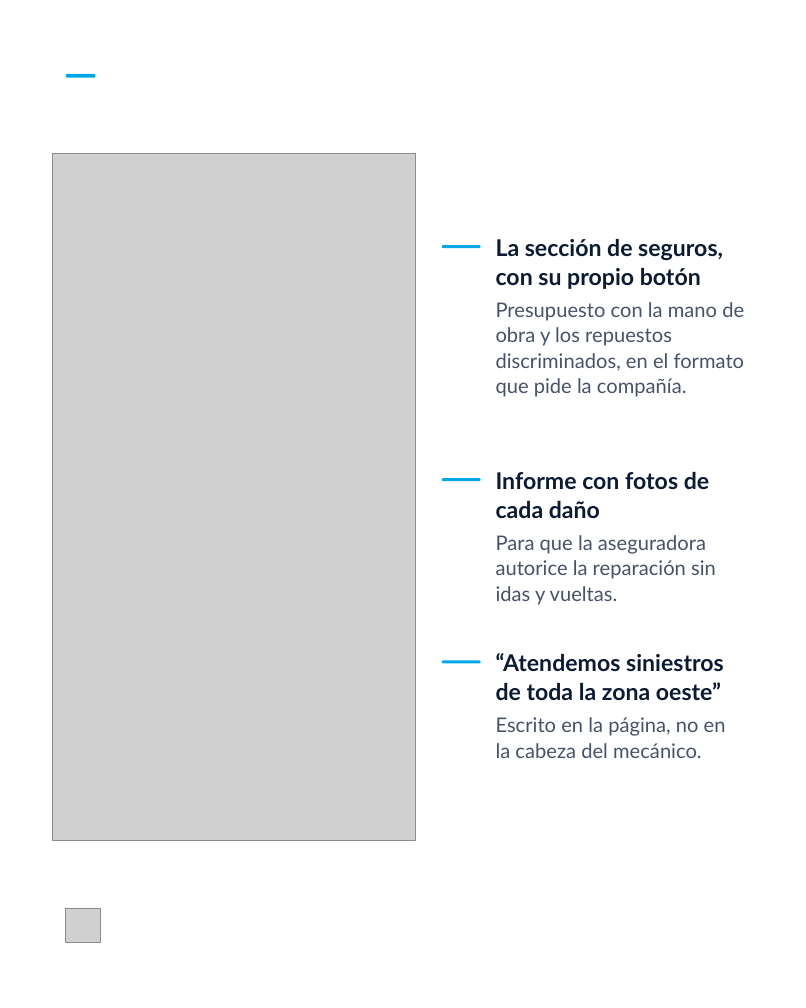
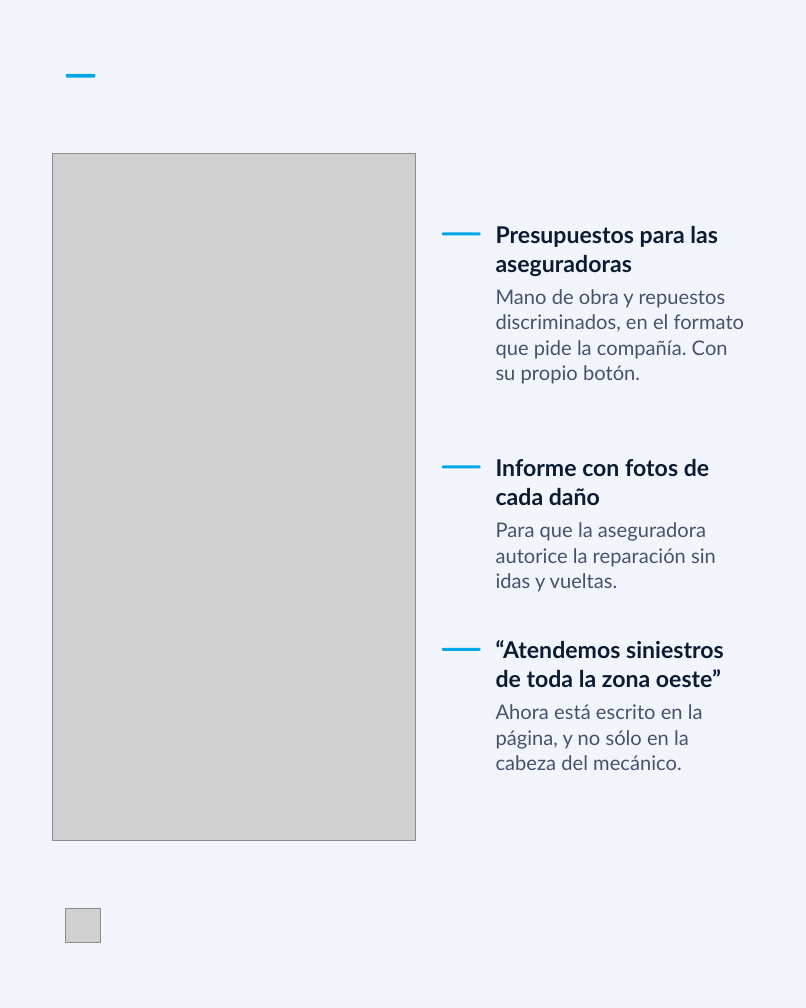
Before and after one commit to tunegocioenlasredes2025-star/TuNegocioenlasRedes, a slide deck: slide 2 of contenido/carruseles/05-motos-roll/editable-canva.pptx (slide 3 before the commit). Drawn at 806x1008 pixels with LibreOffice and Linux fonts; fonts in the diff are those of the drawing; grey boxes stand for pictures. Boxes give left, top, right and bottom in pixels: in the first picture for what was removed or moved away, otherwise in the second. Text is boxed around its words. In the diff, an @@ line names an element or a change of style, - is before the commit and + after.

```diff
--- a/contenido/carruseles/05-motos-roll/editable-canva.pptx
+++ b/contenido/carruseles/05-motos-roll/editable-canva.pptx
@@ background #FFFFFF to #F2F6FC @@
@@ text at (496, 226, 718, 276): text changed @@
-La sección de seguros, con su propio botón
+Presupuestos para las aseguradoras
@@ text at (496, 289, 745, 384): text changed @@
-Presupuesto con la mano de obra y los repuestos discriminados, en el formato que pide la compañía.
+Mano de obra y repuestos discriminados, en el formato que pide la compañía. Con su propio botón.
@@ 2 texts, 2 rounded rectangles: place and size @@
-2 texts, 2 rounded rectangles at (442, 245, 724, 700)
+2 texts, 2 rounded rectangles at (442, 232, 724, 687)
@@ text "Informe con fotos de cada ...": place and size @@
-text "Informe con fotos de cada ..." at (496, 472, 709, 518)
+text "Informe con fotos de cada ..." at (496, 459, 709, 505)
@@ rounded rectangle: place and size @@
-rounded rectangle at (442, 660, 481, 663)
+rounded rectangle at (442, 648, 481, 651)
@@ text at (496, 704, 703, 770): text changed @@
-Escrito en la página, no en la cabeza del mecánico.
+Ahora está escrito en la página, y no sólo en la cabeza del mecánico.
```
Also in this commit, not shown: 1 other slide changed, 1 slide added, 2 slides removed, 10 other files.
